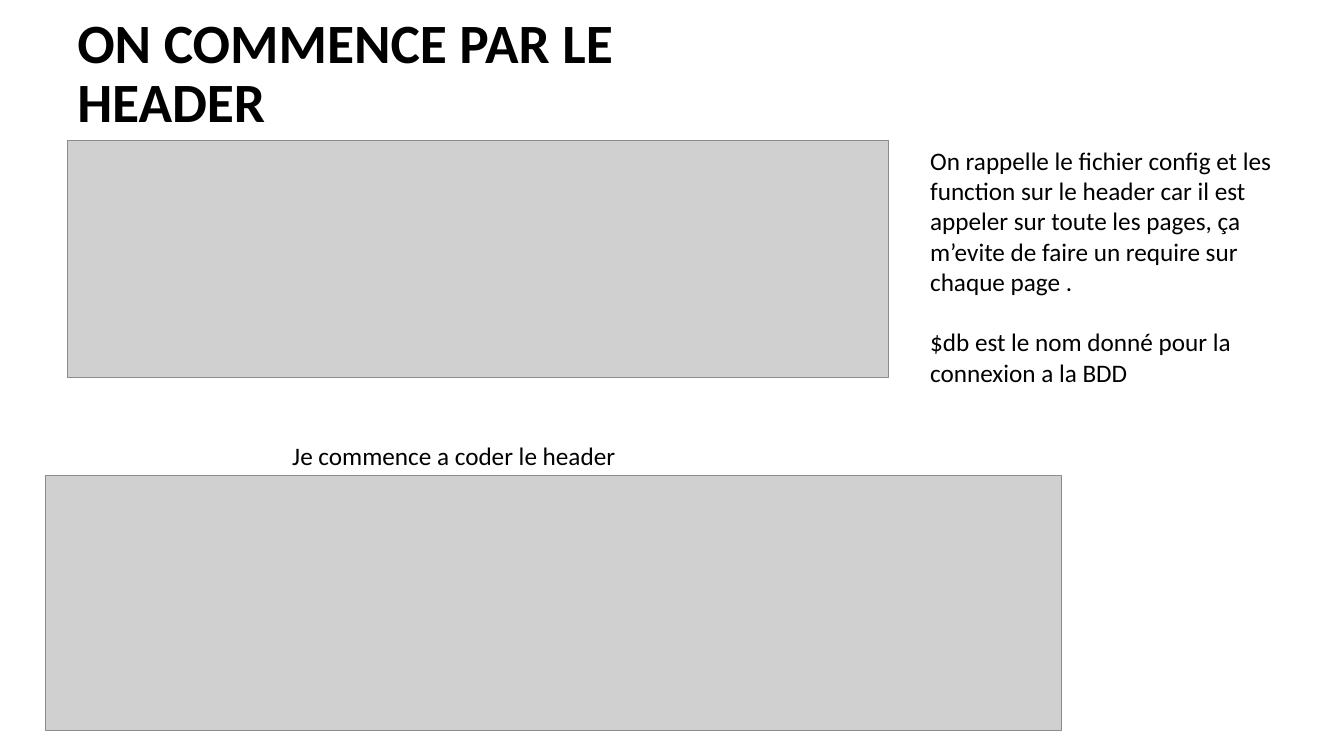
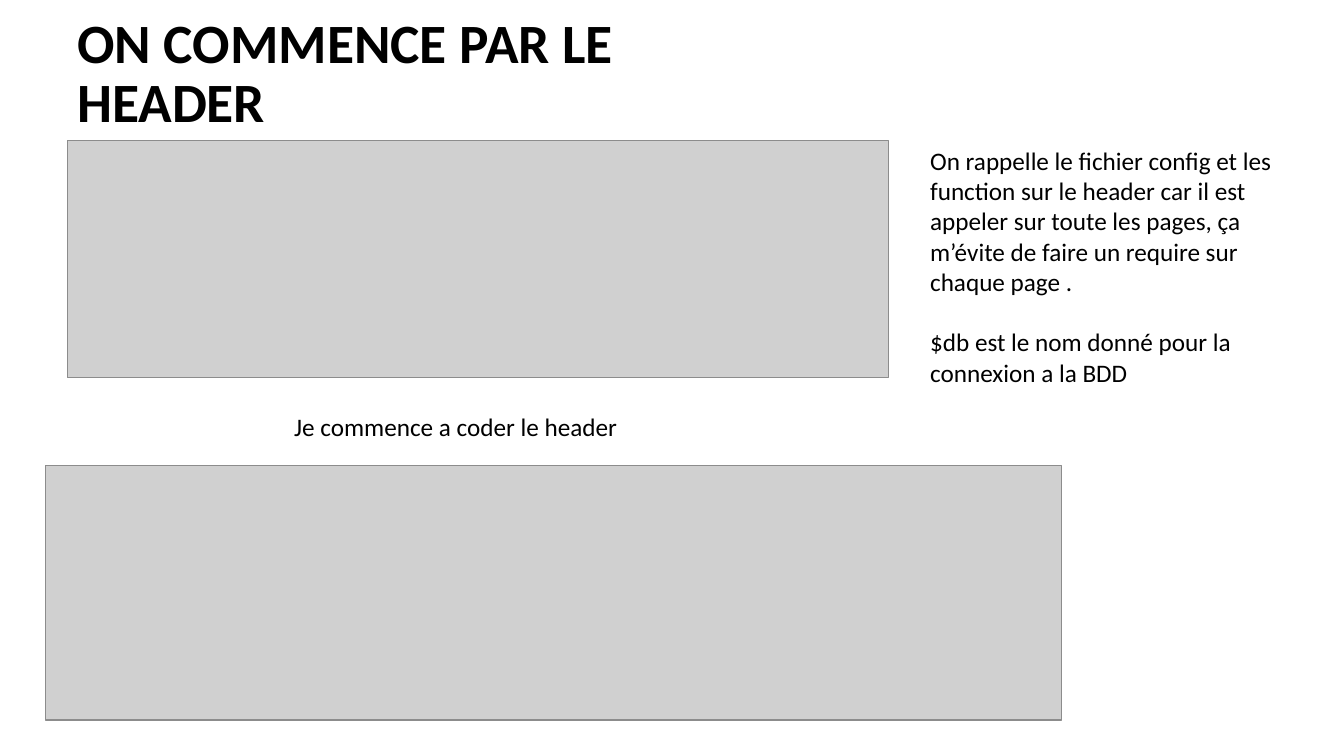
Before and after one commit to yamsmdj/OnePiece, a slide deck: slide 5 of bd/ONE PIECE.pptx. Drawn at 1344x756 pixels with LibreOffice and Linux fonts; fonts in the diff are those of the drawing; grey boxes stand for pictures. Boxes give left, top, right and bottom in pixels: in the first picture for what was removed or moved away, otherwise in the second. Text is boxed around its words. In the diff, an @@ line names an element or a change of style, - is before the commit and + after.

```diff
--- a/bd/ONE PIECE.pptx
+++ b/bd/ONE PIECE.pptx
@@ text at (930, 152, 1271, 296): text changed @@
-On rappelle le fichier config et les function sur le header car il est appeler sur toute les pages, ça m’evite de faire un require sur chaque page .
+On rappelle le fichier config et les function sur le header car il est appeler sur toute les pages, ça m’évite de faire un require sur chaque page .
@@ text "Je commence a coder le ...": place and size @@
-text "Je commence a coder le ..." at (292, 447, 615, 466)
+text "Je commence a coder le ..." at (294, 418, 617, 436)
@@ picture: place and size @@
-picture at (45, 476, 1062, 730)
+picture at (45, 466, 1062, 720)
```
Also in this commit, not shown: 4 other slides changed, 6 slides added, 12 other files.
